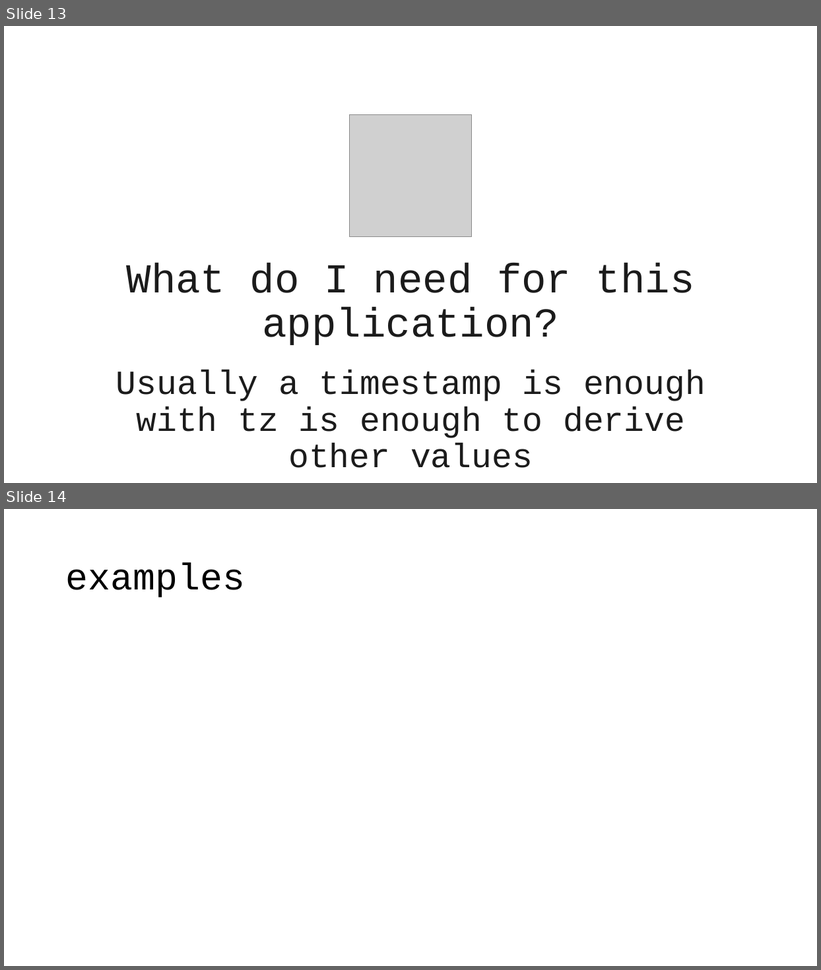
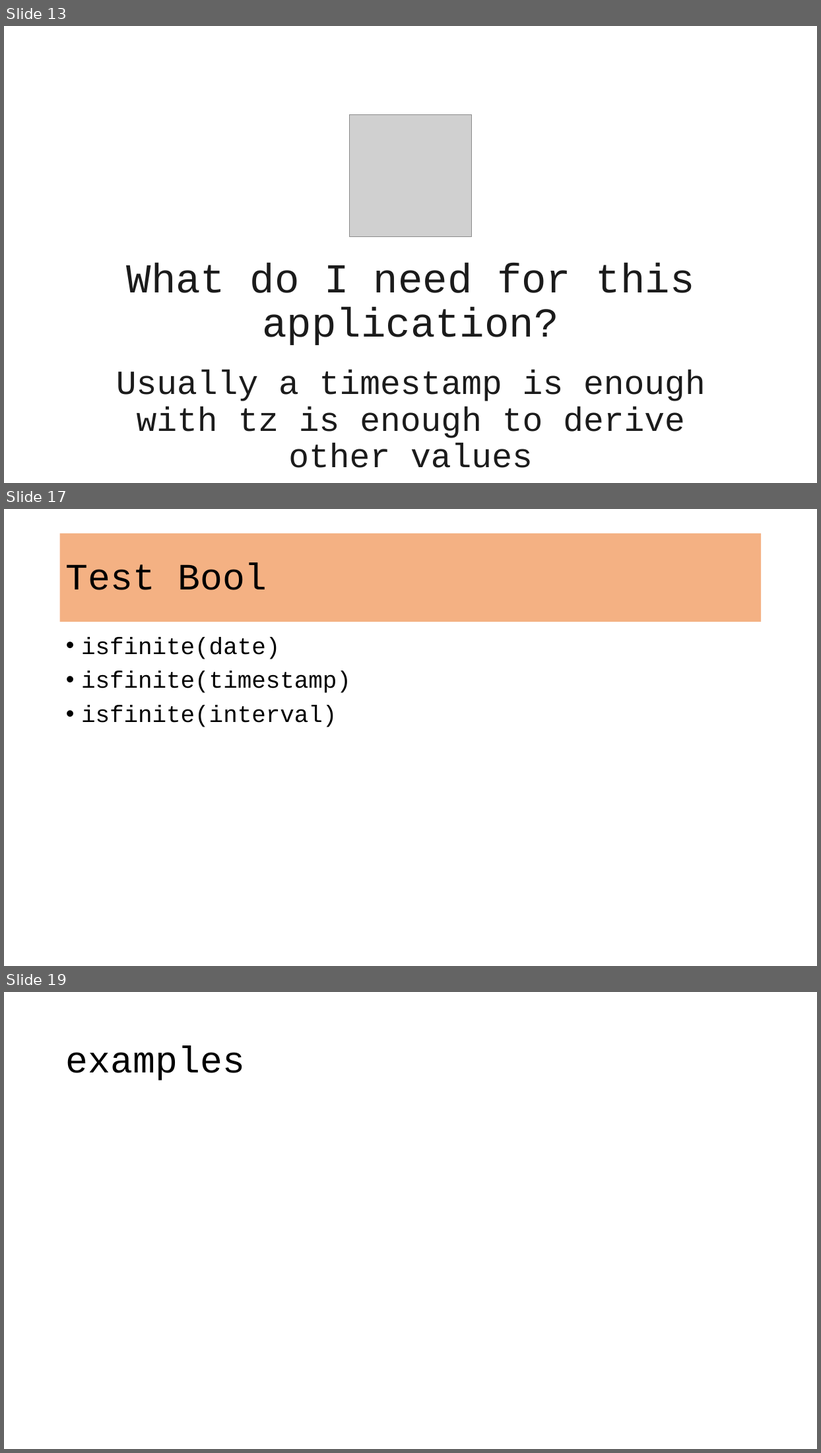
Before and after one commit to VadimAcosta/timestamps_and_intervals, a slide deck: times_and_dates.pptx. Shown one above the other, each under a label of ours: slides 13 and 14 before the commit, slides 13, 17 and 19 after it; the slides between them are not shown. The pictures are 821x970 and 821x1453 pixels, drawn with LibreOffice and Linux fonts; fonts in the diff are those of the drawing; grey boxes stand for pictures. Boxes give left, top, right and bottom in pixels: in the first picture for what was removed or moved away, otherwise in the second. Text is boxed around its words. In the diff, an @@ line names an element or a change of style, - is before the commit and + after.

```diff
--- a/times_and_dates.pptx
+++ b/times_and_dates.pptx
@@ slide 17 added at (x1=4, y1=509, x2=817, y2=966), background #FFFFFF @@
@@ title added at (x1=60, y1=533, x2=762, y2=622), fill #F4B183, 44 pt, text #000000 @@
+Test Bool
@@ text added at (x1=81, y1=637, x2=351, y2=727), 28 pt, text #000000 @@
+• isfinite(date)
+• isfinite(timestamp)
+• isfinite(interval)
@@ what was slide 14 is now slide 19 @@
```
Also in this commit, not shown: 2 slides changed, 8 other slides added, 6 other files.
